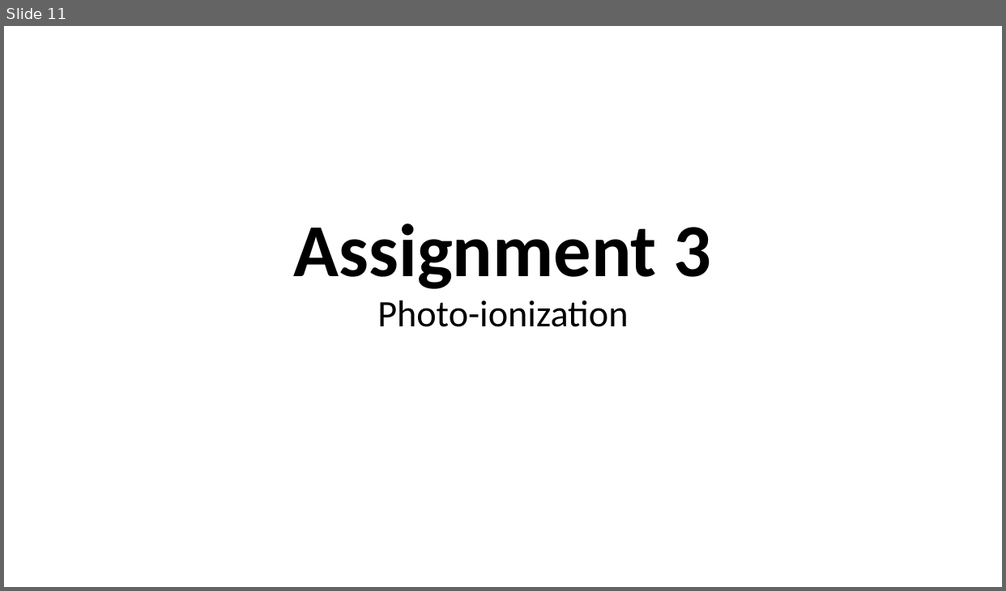
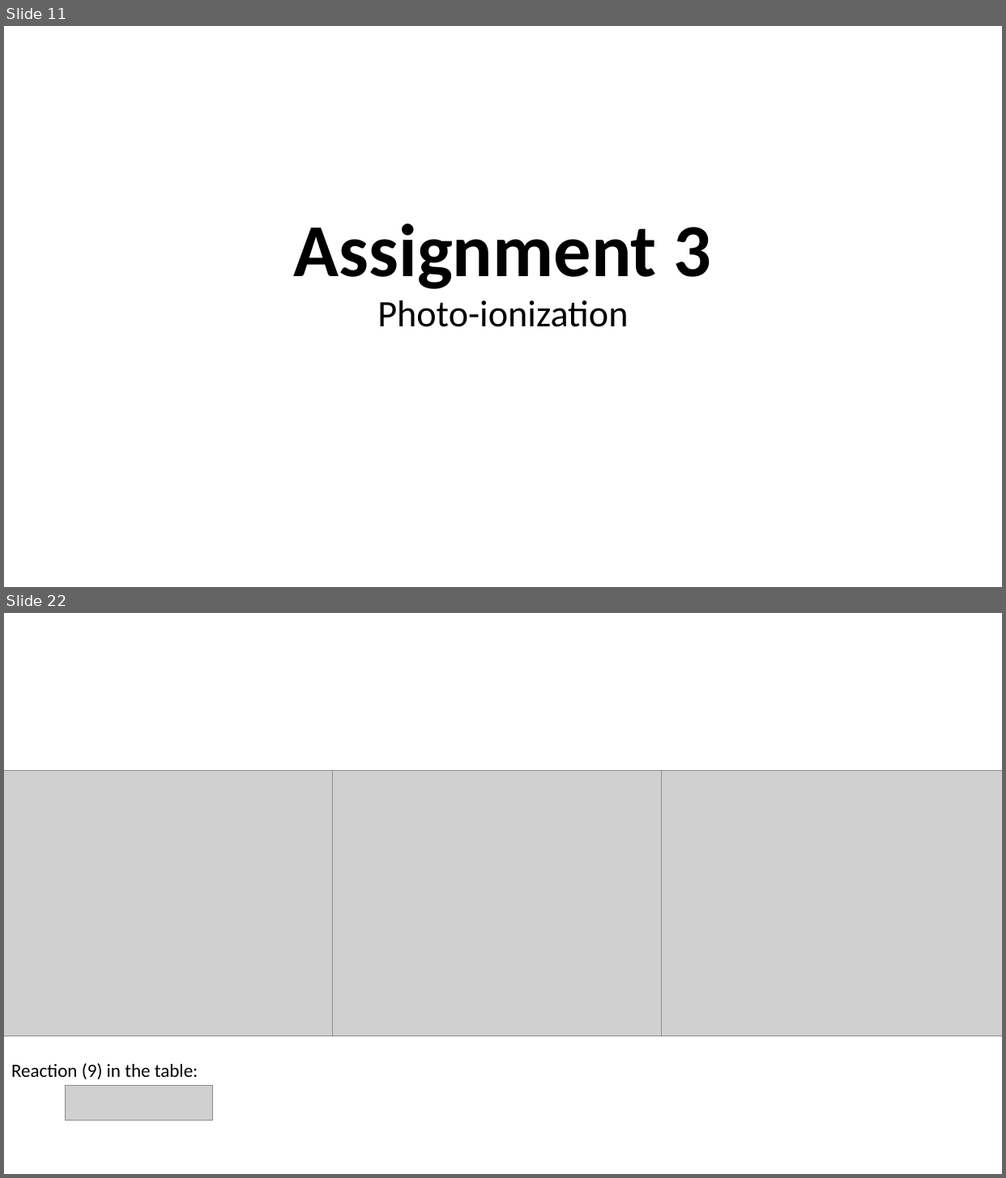
Before and after one commit to tva050/FYS-3003, a slide deck: exam.pptx. Shown one above the other, each under a label of ours: slide 11 before the commit, slides 11 and 22 after it; the slides between them are not shown. The pictures are 1006x591 and 1006x1178 pixels, drawn with LibreOffice and Linux fonts; fonts in the diff are those of the drawing; grey boxes stand for pictures. Boxes give left, top, right and bottom in pixels: in the first picture for what was removed or moved away, otherwise in the second. Text is boxed around its words. In the diff, an @@ line names an element or a change of style, - is before the commit and + after.

```diff
--- a/exam.pptx
+++ b/exam.pptx
@@ slide 22 added at <box>4,613,1002,1174</box>, background #FFFFFF @@
@@ picture added at <box>4,771,357,1036</box> @@
@@ picture added at <box>333,771,686,1036</box> @@
@@ picture added at <box>661,771,1002,1036</box> @@
@@ text added at <box>11,1063,198,1080</box>, 18 pt, text #000000 @@
+Reaction (9) in the table:
@@ picture added at <box>66,1085,213,1121</box> @@
```
Also in this commit, not shown: 6 slides changed, 15 other slides added, 8 other files.
